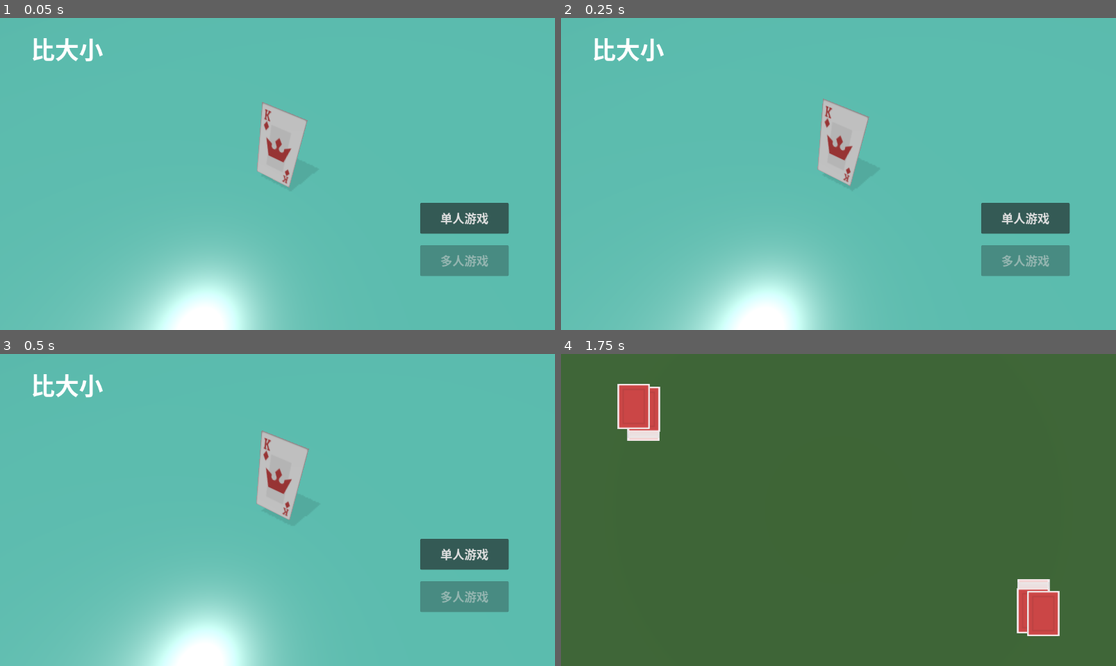
Above: before the commit, frames 1-4 (two rows, left to right).
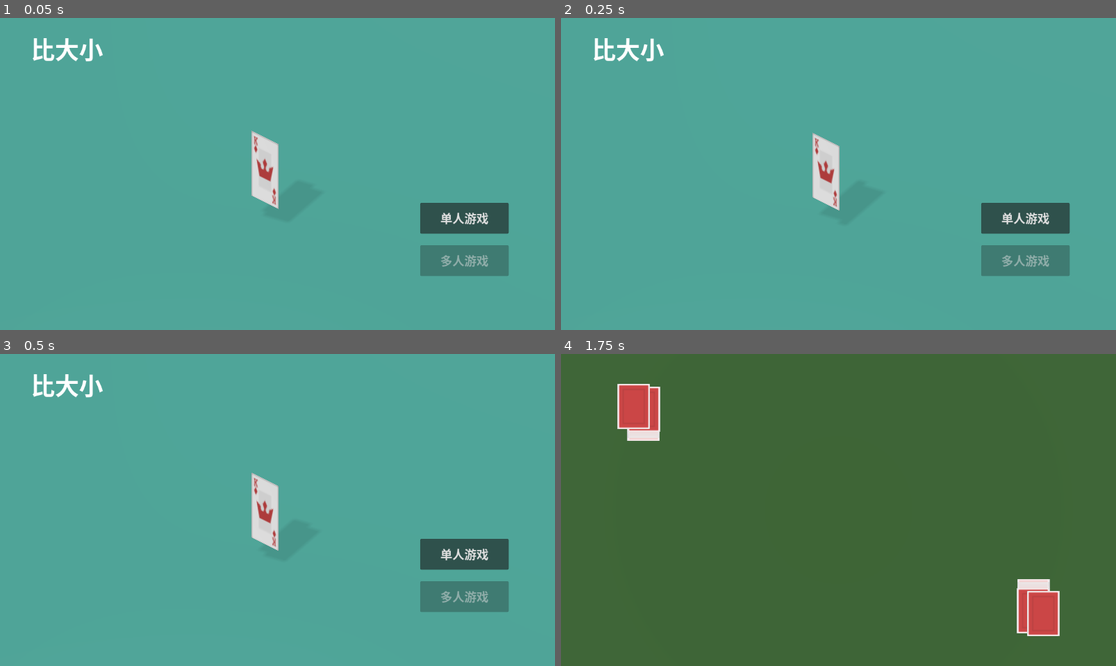
Above: after the commit, the same moments.

Repository: ParaParty/51Games
Game: Godot game, scene res://compare_size_game/scenes/lobby.tscn
Same seed, same stepped clock (60 frames per second), same inputs: the game is played once before the commit and once after it.
Inputs (mouse positions are in pixels of both pictures, inside the frame that each line leads up to):
- Up to frame 1 (0.05 s): no input
- Up to frame 2 (0.25 s): no input
- Up to frame 3 (0.5 s): no input
- Up to frame 4 (1.75 s): click "单人游戏" at 0.5 s; move the mouse to (960, 494) at 1.27 s; click (960, 494) at 1.42 s

The runs differ from the first frame. In frame 1, 30% of the frame differs, in the area x 0-68%, y 26-100%; in frame 2, 30%; in frame 3, 30%, in the area x 0-68%, y 24-100%; in frame 4, nothing differs.

Commit message:
Improve lobby

Diff:
--- a/compare_size_game/scenes/lobby.tscn
+++ b/compare_size_game/scenes/lobby.tscn
@@ -10,7 +10,7 @@
 
 [sub_resource type="PlaneMesh" id="PlaneMesh_p767d"]
 material = SubResource("StandardMaterial3D_bk7n8")
-size = Vector2(100, 60)
+size = Vector2(1000, 1000)
 
 [sub_resource type="BoxShape3D" id="BoxShape3D_vrpph"]
 
@@ -20,18 +20,6 @@
 
 [sub_resource type="Animation" id="Animation_7ktgb"]
 length = 0.001
-loop_mode = 2
-tracks/0/type = "bezier"
-tracks/0/imported = false
-tracks/0/enabled = true
-tracks/0/path = NodePath(".:position:y")
-tracks/0/interp = 1
-tracks/0/loop_wrap = true
-tracks/0/keys = {
-"handle_modes": PackedInt32Array(0),
-"points": PackedFloat32Array(0, -0.25, 0, 0.25, 0),
-"times": PackedFloat32Array(0)
-}
 
 [sub_resource type="Animation" id="Animation_nyjwl"]
 resource_name = "hover"
@@ -40,13 +28,13 @@
 tracks/0/type = "bezier"
 tracks/0/imported = false
 tracks/0/enabled = true
-tracks/0/path = NodePath(".:position:y")
+tracks/0/path = NodePath(".:position:z")
 tracks/0/interp = 1
 tracks/0/loop_wrap = true
 tracks/0/keys = {
-"handle_modes": PackedInt32Array(0, 0, 0),
-"points": PackedFloat32Array(0, 0, 0, 0, 0, 1, -0.25, 0, 0.25, 0, 0, -0.25, 0, 0.25, 0),
-"times": PackedFloat32Array(0, 1, 2)
+"handle_modes": PackedInt32Array(0, 0, 0, 0, 0),
+"points": PackedFloat32Array(0, -0.25, 0, 0.25, 0, 1, -0.25, 0, 0.25, 0, 1, -0.25, 0, 0.25, 0, 0, -0.25, 0, 0.25, 0, 0, -0.25, 0, 0.25, 0),
+"times": PackedFloat32Array(0, 0.9, 1, 1.9, 2)
 }
 
 [sub_resource type="AnimationLibrary" id="AnimationLibrary_5fr0q"]
@@ -102,17 +90,17 @@
 skeleton = NodePath("../..")
 
 [node name="Camera3D" type="Camera3D" parent="."]
-transform = Transform3D(1, 0, 0, 0, 0.5, 0.866025, 0, -0.866025, 0.5, 0, 15, 17)
+transform = Transform3D(1, 0, 0, 0, 0.866025, 0.5, 0, -0.5, 0.866025, 0, 30, 30)
+projection = 1
 size = 50.0
 
 [node name="Card" type="CharacterBody3D" parent="."]
-transform = Transform3D(1, 0, 0, 0, 1, 0, 0, 0, 1, 0, 3.71788, 8.64)
+transform = Transform3D(1.41421, -1.41421, 6.18172e-08, 0, -8.74228e-08, -2, 1.41421, 1.41421, -6.18172e-08, -2, 10, -6)
 
 [node name="CollisionShape3D" type="CollisionShape3D" parent="Card"]
 shape = SubResource("BoxShape3D_vrpph")
 
 [node name="MeshInstance3D" type="MeshInstance3D" parent="Card"]
-transform = Transform3D(0.866025, -0.482963, -0.12941, 0, 0.258819, -0.965926, 0.5, 0.836516, 0.224144, 0, 0, 0)
 mesh = SubResource("PlaneMesh_swqoo")
 
 [node name="AnimationPlayer" type="AnimationPlayer" parent="Card"]
@@ -122,7 +110,7 @@
 }
 
 [node name="DirectionalLight3D" type="DirectionalLight3D" parent="."]
-transform = Transform3D(0.958208, -0.0100636, -0.285896, 0.284584, 0.135377, 0.949044, 0.0291529, -0.990743, 0.132583, 13.3013, 7.82626, 0)
+transform = Transform3D(0.866025, 0.353553, -0.353553, 0, 0.707107, 0.707107, 0.5, -0.612372, 0.612372, -12, 12, 0)
 shadow_enabled = true
 shadow_opacity = 0.2
 
